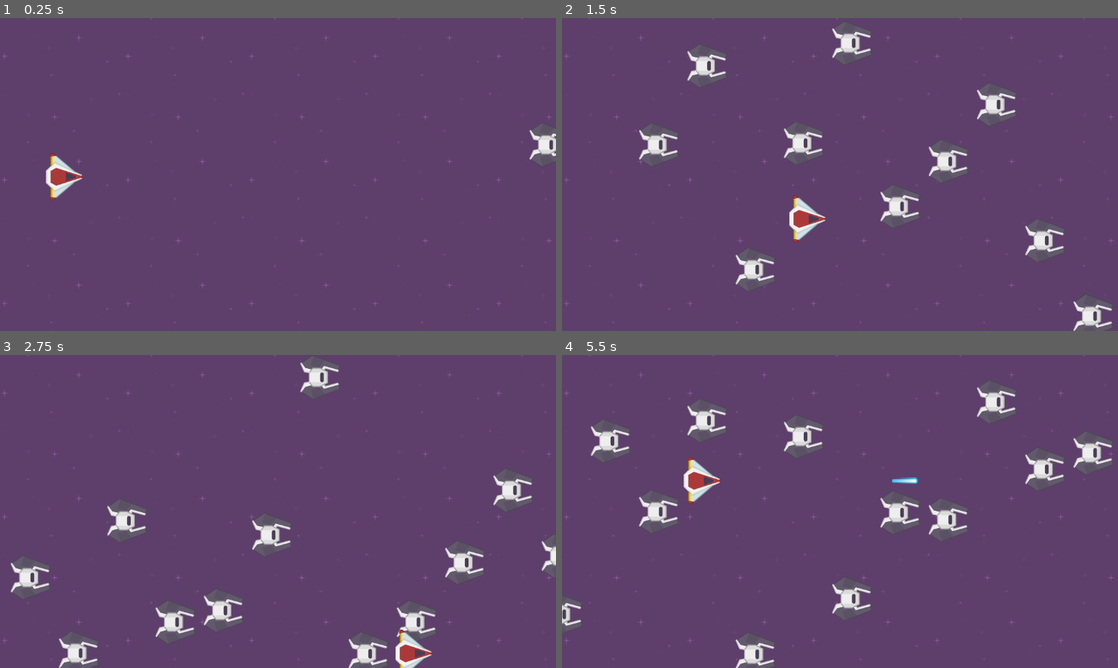
Above: before the commit, frames 1-4 (two rows, left to right).
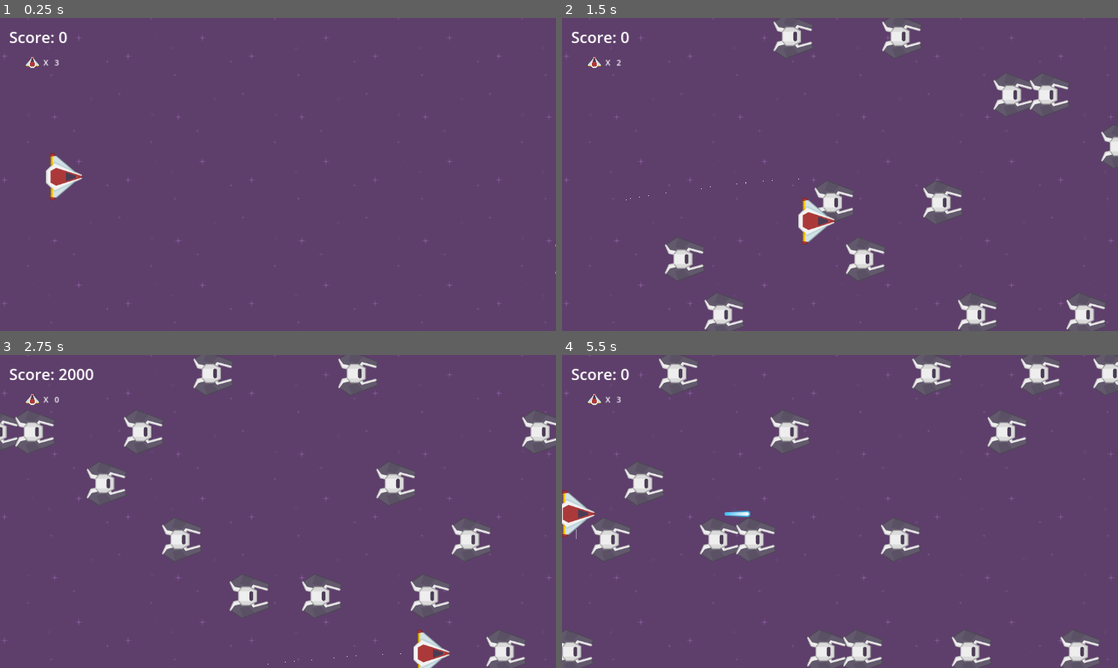
Above: after the commit, the same moments.

Repository: aPonce2001/JuegosInteractivosGodot
Game: Godot game, scene res://scenes/level_1.tscn
The game is run twice, just before and just after one commit, with the same random seed, the same clock (stepped at 60 frames per second) and the same inputs.
Inputs (mouse positions are in pixels of both pictures, inside the frame that each line leads up to):
- Up to frame 1 (0.25 s): no input
- Up to frame 2 (1.5 s): hold Right (move_right) 0.53-1.28 s; tap Z (shoot) at 0.6 s; tap Shift (slow_move) at 0.8, 1.35 s; hold Down (move_down) from 1.28 s (still down)
- Up to frame 3 (2.75 s): tap Z (shoot) at 1.55, 2.1 s; release Down (move_down) at 2.03 s; hold Right (move_right) from 2.03 s (still down); tap Shift (slow_move) at 2.3 s
- Up to frame 4 (5.5 s): release Right (move_right) at 2.78 s; hold Up (move_up) 2.78-3.5 s; tap Shift (slow_move) at 2.85, 4.55, 5.1 s; tap Z (shoot) at 3.05, 4.35, 5.3 s; click (840, 564) at 3.5 s, where only the run after the commit has a clickable "Try again"; hold Left (move_left) from 4.28 s (still down)

The runs differ from the first frame. In frame 1, 0.6% of the frame differs, in the area x 1-100%, y 4-82%; in frame 2, 10%; in frame 3, 12%; in frame 4, 13%, in the area x 0-100%, y 0-100%.

Commit message:
laboratory(space-shooter): lab 7

Diff:
--- a/space-shooter/project.godot
+++ b/space-shooter/project.godot
@@ -12,7 +12,7 @@
 
 config/name="space-shooter"
 run/main_scene="res://scenes/level_1.tscn"
-config/features=PackedStringArray("4.2", "GL Compatibility")
+config/features=PackedStringArray("4.1", "GL Compatibility")
 config/icon="res://icon.svg"
 
 [display]
@@ -52,6 +52,12 @@
 ]
 }
 
+[layer_names]
+
+2d_physics/layer_1="player"
+2d_physics/layer_2="enemy"
+2d_physics/layer_3="rocket"
+
 [rendering]
 
 renderer/rendering_method="gl_compatibility"
--- a/space-shooter/scenes/rocket.tscn
+++ b/space-shooter/scenes/bullet.tscn
@@ -1,24 +1,28 @@
 [gd_scene load_steps=4 format=3 uid="uid://tqa8jjruim2"]
 
-[ext_resource type="Texture2D" uid="uid://bdksspc1rwmvh" path="res://assets/PNG/Lasers/laserBlue16.png" id="1_1ddu0"]
-[ext_resource type="Script" path="res://scripts/rocket.gd" id="1_vwyfh"]
+[ext_resource type="Script" path="res://scripts/rocket.gd" id="1_ad0n1"]
+[ext_resource type="Texture2D" uid="uid://bdksspc1rwmvh" path="res://assets/PNG/Lasers/laserBlue16.png" id="2_w5qa2"]
 
 [sub_resource type="CapsuleShape2D" id="CapsuleShape2D_1bbpm"]
 radius = 7.0
 height = 58.0
 
-[node name="rocket" type="Area2D"]
+[node name="Bullet" type="Area2D"]
 z_index = -1
-script = ExtResource("1_vwyfh")
+collision_layer = 4
+collision_mask = 2
+script = ExtResource("1_ad0n1")
 
 [node name="Sprite2D" type="Sprite2D" parent="."]
 rotation = 1.5708
-texture = ExtResource("1_1ddu0")
+texture = ExtResource("2_w5qa2")
 
 [node name="CollisionShape2D" type="CollisionShape2D" parent="."]
 rotation = 1.5708
+scale = Vector2(2.3454, 1.61483)
 shape = SubResource("CapsuleShape2D_1bbpm")
 
 [node name="VisibleOnScreenNotifier2D" type="VisibleOnScreenNotifier2D" parent="."]
 
+[connection signal="area_entered" from="." to="." method="_on_area_entered"]
 [connection signal="screen_exited" from="VisibleOnScreenNotifier2D" to="." method="_on_visible_on_screen_notifier_2d_screen_exited"]
--- /dev/null
+++ b/space-shooter/scenes/death_zone.tscn
@@ -0,0 +1,13 @@
+[gd_scene load_steps=2 format=3 uid="uid://cbovd5gfmlkl2"]
+
+[ext_resource type="Script" path="res://scripts/death_zone.gd" id="1_8yhsy"]
+
+[node name="DeathZone" type="Area2D"]
+collision_layer = 0
+collision_mask = 2
+script = ExtResource("1_8yhsy")
+
+[node name="CollisionPolygon2D" type="CollisionPolygon2D" parent="."]
+polygon = PackedVector2Array(-62, -78, -47, 690, -161, 687, -167, -84)
+
+[connection signal="area_entered" from="." to="." method="_on_area_entered"]
--- a/space-shooter/scenes/enemy.tscn
+++ b/space-shooter/scenes/enemy.tscn
@@ -1,13 +1,16 @@
-[gd_scene load_steps=4 format=3 uid="uid://36a60kwkdpfh"]
+[gd_scene load_steps=5 format=3 uid="uid://36a60kwkdpfh"]
 
 [ext_resource type="Script" path="res://scripts/enemy.gd" id="1_nmln3"]
 [ext_resource type="Texture2D" uid="uid://drk5tsrsxw4l5" path="res://assets/PNG/Enemies/enemyBlack1.png" id="1_ps647"]
+[ext_resource type="AudioStream" uid="uid://dcr7w75ne8pyd" path="res://assets/sfx/enemy.wav" id="3_yohgh"]
 
 [sub_resource type="CapsuleShape2D" id="CapsuleShape2D_vl0hn"]
-radius = 46.0
-height = 106.0
+radius = 27.0
+height = 54.0
 
 [node name="enemy" type="Area2D"]
+collision_layer = 2
+collision_mask = 5
 script = ExtResource("1_nmln3")
 
 [node name="CollisionShape2D" type="CollisionShape2D" parent="."]
@@ -18,6 +21,7 @@
 rotation = -1.5708
 texture = ExtResource("1_ps647")
 
-[node name="VisibleOnScreenNotifier2D" type="VisibleOnScreenNotifier2D" parent="."]
+[node name="EnemyStreamPlayer" type="AudioStreamPlayer2D" parent="."]
+stream = ExtResource("3_yohgh")
 
-[connection signal="screen_exited" from="VisibleOnScreenNotifier2D" to="." method="_on_visible_on_screen_notifier_2d_screen_exited"]
+[connection signal="body_entered" from="." to="." method="_on_body_entered"]
--- /dev/null
+++ b/space-shooter/scenes/enemy_spawner.tscn
@@ -0,0 +1,32 @@
+[gd_scene load_steps=2 format=3 uid="uid://vo1xom518pax"]
+
+[ext_resource type="Script" path="res://scripts/enemy_spawner.gd" id="1_mpc1w"]
+
+[node name="enemy-spawner" type="Node2D"]
+script = ExtResource("1_mpc1w")
+
+[node name="Timer" type="Timer" parent="."]
+wait_time = 0.1
+autostart = true
+
+[node name="spawn-positions" type="Node2D" parent="."]
+
+[node name="Marker2D" type="Marker2D" parent="spawn-positions"]
+position = Vector2(1292, 38)
+
+[node name="Marker2D2" type="Marker2D" parent="spawn-positions"]
+position = Vector2(1299, 614)
+
+[node name="Marker2D3" type="Marker2D" parent="spawn-positions"]
+position = Vector2(1292, 499)
+
+[node name="Marker2D4" type="Marker2D" parent="spawn-positions"]
+position = Vector2(1302, 382)
+
+[node name="Marker2D5" type="Marker2D" parent="spawn-positions"]
+position = Vector2(1296, 266)
+
+[node name="Marker2D6" type="Marker2D" parent="spawn-positions"]
+position = Vector2(1298, 159)
+
+[connection signal="timeout" from="Timer" to="." method="_on_timer_timeout"]
--- /dev/null
+++ b/space-shooter/scenes/game_over.tscn
@@ -0,0 +1,82 @@
+[gd_scene load_steps=2 format=3 uid="uid://dvo6aovngdemd"]
+
+[ext_resource type="Script" path="res://scripts/game_over.gd" id="1_yqyg8"]
+
+[node name="GameOver" type="Control"]
+layout_mode = 3
+anchors_preset = 8
+anchor_left = 0.5
+anchor_top = 0.5
+anchor_right = 0.5
+anchor_bottom = 0.5
+offset_left = -580.5
+offset_top = -335.5
+offset_right = 580.5
+offset_bottom = 335.5
+grow_horizontal = 2
+grow_vertical = 2
+script = ExtResource("1_yqyg8")
+
+[node name="Panel" type="Panel" parent="."]
+layout_mode = 1
+anchors_preset = 8
+anchor_left = 0.5
+anchor_top = 0.5
+anchor_right = 0.5
+anchor_bottom = 0.5
+offset_left = -588.5
+offset_top = -338.0
+offset_right = 588.5
+offset_bottom = 338.0
+grow_horizontal = 2
+grow_vertical = 2
+
+[node name="GameOverLabel" type="Label" parent="Panel"]
+layout_mode = 1
+anchors_preset = 8
+anchor_left = 0.5
+anchor_top = 0.5
+anchor_right = 0.5
+anchor_bottom = 0.5
+offset_left = -183.5
+offset_top = -123.5
+offset_right = 183.5
+offset_bottom = -32.5
+grow_horizontal = 2
+grow_vertical = 2
+theme_override_font_sizes/font_size = 64
+text = "GAME OVER"
+
+[node name="ScoreLabel" type="Label" parent="Panel"]
+layout_mode = 1
+anchors_preset = 8
+anchor_left = 0.5
+anchor_top = 0.5
+anchor_right = 0.5
+anchor_bottom = 0.5
+offset_left = -60.5
+offset_top = 1.0
+offset_right = 60.5
+offset_bottom = 49.0
+grow_horizontal = 2
+grow_vertical = 2
+theme_override_font_sizes/font_size = 32
+text = "Score: 0"
+
+[node name="RetryButton" type="Button" parent="Panel"]
+layout_mode = 1
+anchors_preset = 8
+anchor_left = 0.5
+anchor_top = 0.5
+anchor_right = 0.5
+anchor_bottom = 0.5
+offset_left = -39.5
+offset_top = 93.5
+offset_right = 39.5
+offset_bottom = 124.5
+grow_horizontal = 2
+grow_vertical = 2
+theme_override_font_sizes/font_size = 32
+text = "Try again"
+
+[connection signal="pressed" from="Panel/RetryButton" to="." method="_on_retry_button_pressed"]
--- a/space-shooter/scenes/level_1.tscn
+++ b/space-shooter/scenes/level_1.tscn
@@ -1,14 +1,18 @@
-[gd_scene load_steps=4 format=3 uid="uid://brr5k5yi8ra1r"]
+[gd_scene load_steps=7 format=3 uid="uid://brr5k5yi8ra1r"]
 
 [ext_resource type="Script" path="res://scripts/level_1.gd" id="1_k5u37"]
 [ext_resource type="Texture2D" uid="uid://dtj1wq6fcuqv0" path="res://assets/Backgrounds/purple.png" id="1_mlw2r"]
 [ext_resource type="PackedScene" uid="uid://gvann2xs3ths" path="res://scenes/player.tscn" id="2_h12dn"]
+[ext_resource type="PackedScene" uid="uid://vo1xom518pax" path="res://scenes/enemy_spawner.tscn" id="4_a0s5o"]
+[ext_resource type="PackedScene" uid="uid://7roweb4qwrm5" path="res://scenes/ui.tscn" id="5_yr4eu"]
+[ext_resource type="PackedScene" uid="uid://cbovd5gfmlkl2" path="res://scenes/death_zone.tscn" id="6_60cuq"]
 
 [node name="level1" type="Node2D"]
 script = ExtResource("1_k5u37")
 
 [node name="player" parent="." instance=ExtResource("2_h12dn")]
 position = Vector2(133, 329)
+speed = 550
 
 [node name="background" type="TextureRect" parent="."]
 z_index = -10
@@ -20,8 +24,13 @@
 texture = ExtResource("1_mlw2r")
 stretch_mode = 1
 
-[node name="enemy-timer" type="Timer" parent="."]
-wait_time = 0.133
-autostart = true
+[node name="enemy-spawner" parent="." instance=ExtResource("4_a0s5o")]
 
-[connection signal="timeout" from="enemy-timer" to="." method="_on_enemytimer_timeout"]
+[node name="HUD" type="CanvasLayer" parent="."]
+
+[node name="UI" parent="HUD" instance=ExtResource("5_yr4eu")]
+
+[node name="DeathZone" parent="." instance=ExtResource("6_60cuq")]
+
+[connection signal="took_damage" from="player" to="." method="_on_player_took_damage"]
+[connection signal="enemy_spawned" from="enemy-spawner" to="." method="_on_enemyspawner_enemy_spawned"]
--- a/space-shooter/scenes/player.tscn
+++ b/space-shooter/scenes/player.tscn
@@ -1,7 +1,16 @@
-[gd_scene load_steps=3 format=3 uid="uid://gvann2xs3ths"]
+[gd_scene load_steps=7 format=3 uid="uid://gvann2xs3ths"]
 
 [ext_resource type="Texture2D" uid="uid://b1dxurbsdv1ym" path="res://assets/PNG/playerShip3_red.png" id="1_kleqe"]
 [ext_resource type="Script" path="res://scripts/player.gd" id="1_no17a"]
+[ext_resource type="AudioStream" uid="uid://slpu228bnwn8" path="res://assets/sfx/shoot.wav" id="3_3nbej"]
+[ext_resource type="AudioStream" uid="uid://bwv1xcu1xhjv5" path="res://assets/sfx/damage.wav" id="4_epxq6"]
+[ext_resource type="AudioStream" uid="uid://n6jdwahxuxw0" path="res://assets/sfx/dead.wav" id="5_fq5gd"]
+
+[sub_resource type="ParticleProcessMaterial" id="ParticleProcessMaterial_ij3xr"]
+particle_flag_disable_z = true
+gravity = Vector3(0, 98, 0)
+orbit_velocity_min = 0.0
+orbit_velocity_max = 0.0
 
 [node name="Player" type="CharacterBody2D"]
 motion_mode = 1
@@ -14,9 +23,23 @@
 texture = ExtResource("1_kleqe")
 
 [node name="CollisionPolygon2D" type="CollisionPolygon2D" parent="."]
+scale = Vector2(0.942814, 0.673164)
 polygon = PackedVector2Array(24, 0, -18, -28, -28, -1, -19, 26)
 
 [node name="shoot_timer" type="Timer" parent="."]
 wait_time = 0.15
 
+[node name="ShootStreamPlayer" type="AudioStreamPlayer2D" parent="."]
+stream = ExtResource("3_3nbej")
+
+[node name="HurtStreamPlayer" type="AudioStreamPlayer2D" parent="."]
+stream = ExtResource("4_epxq6")
+
+[node name="DeadStreamPlayer" type="AudioStreamPlayer2D" parent="."]
+stream = ExtResource("5_fq5gd")
+
+[node name="GPUParticles2D" type="GPUParticles2D" parent="."]
+amount = 32
+process_material = SubResource("ParticleProcessMaterial_ij3xr")
+
 [connection signal="timeout" from="shoot_timer" to="." method="_on_shoot_timer_timeout"]
--- /dev/null
+++ b/space-shooter/scenes/ui.tscn
@@ -0,0 +1,53 @@
+[gd_scene load_steps=3 format=3 uid="uid://7roweb4qwrm5"]
+
+[ext_resource type="Texture2D" uid="uid://b1dxurbsdv1ym" path="res://assets/PNG/playerShip3_red.png" id="1_2seks"]
+[ext_resource type="Script" path="res://scripts/ui.gd" id="1_pvkke"]
+
+[node name="UI" type="Control"]
+layout_mode = 3
+anchors_preset = 8
+anchor_left = 0.5
+anchor_top = 0.5
+anchor_right = 0.5
+anchor_bottom = 0.5
+offset_left = -580.0
+offset_top = -326.5
+offset_right = 580.0
+offset_bottom = 326.5
+grow_horizontal = 2
+grow_vertical = 2
+script = ExtResource("1_pvkke")
+
+[node name="ScoreLabel" type="Label" parent="."]
+layout_mode = 0
+offset_left = 23.0
+offset_top = 18.5
+offset_right = 84.0
+offset_bottom = 44.5
+theme_override_font_sizes/font_size = 32
+text = "Score: 0"
+
+[node name="LivesLabel" type="Label" parent="."]
+layout_mode = 0
+offset_left = 117.0
+offset_top = 82.5
+offset_right = 157.0
+offset_bottom = 108.5
+text = "3"
+
+[node name="PlayerIcon" type="TextureRect" parent="."]
+layout_mode = 0
+offset_left = 56.0
+offset_top = 81.5
+offset_right = 154.0
+offset_bottom = 156.5
+scale = Vector2(0.308678, 0.30685)
+texture = ExtResource("1_2seks")
+
+[node name="XLabel" type="Label" parent="."]
+layout_mode = 0
+offset_left = 94.0
+offset_top = 82.5
+offset_right = 134.0
+offset_bottom = 108.5
+text = "X"
--- /dev/null
+++ b/space-shooter/scripts/death_zone.gd
@@ -0,0 +1,5 @@
+extends Area2D
+
+
+func _on_area_entered(area):
+	area.queue_free()
--- a/space-shooter/scripts/enemy.gd
+++ b/space-shooter/scripts/enemy.gd
@@ -2,11 +2,25 @@
 
 
 @export var speed = 750
+signal died
+@onready var enemy_stream_player = $EnemyStreamPlayer
 
 
 func _physics_process(delta):
 	self.position.x -= speed * delta
 
 
-func _on_visible_on_screen_notifier_2d_screen_exited():
+func die():
+	emit_signal("died")
+	enemy_stream_player.play()
+	hide()
+	set_collision_layer_value(2, false)
+	set_collision_mask_value(1, false)
+	set_collision_mask_value(3, false)
+	await enemy_stream_player.finished
 	queue_free()
+
+
+func _on_body_entered(body):
+	die()
+	body.take_damage()
--- /dev/null
+++ b/space-shooter/scripts/enemy_spawner.gd
@@ -0,0 +1,18 @@
+extends Node2D
+
+
+@onready var enemy_scene = preload("res://scenes/enemy.tscn")
+@onready var spawn_positions = $"spawn-positions"
+signal enemy_spawned
+
+func _on_timer_timeout():
+	spawn()
+
+
+func spawn():
+	var spawn_positions_array = spawn_positions.get_children()
+	var spawn_position_item = spawn_positions_array.pick_random()
+	var enemy_instance = enemy_scene.instantiate()
+	enemy_instance.position = spawn_position_item.position
+	add_child(enemy_instance)
+	emit_signal("enemy_spawned", enemy_instance)
--- /dev/null
+++ b/space-shooter/scripts/game_over.gd
@@ -0,0 +1,12 @@
+extends Control
+
+
+@onready var score_label = $Panel/ScoreLabel
+
+
+func _on_retry_button_pressed():
+	get_tree().reload_current_scene()
+
+
+func set_score(score):
+	score_label.text = "Score: %s" % str(score)
--- a/space-shooter/scripts/level_1.gd
+++ b/space-shooter/scripts/level_1.gd
@@ -1,14 +1,30 @@
 extends Node2D
 
 
-var enemy_scene
-
-func _ready():
-	enemy_scene = preload("res://scenes/enemy.tscn")
+@onready var player_node = $player
+@onready var hud = $HUD
+@onready var ui = $HUD/UI
+@onready var game_over_scene = preload("res://scenes/game_over.tscn")
+var score = 0
+var lives = 3
 
 
-func _on_enemytimer_timeout():
-	var enemy_instance = enemy_scene.instantiate()
-	var random_y = randf_range(0, get_viewport_rect().size.y)
-	enemy_instance.position = Vector2(1226, random_y)
-	add_child(enemy_instance)
+func _on_player_took_damage():
+	lives -= 1
+	ui.set_lives(lives)
+	score -= 1000
+	ui.set_score(score)
+	if lives < 0:
+		player_node.die()
+		var game_over_instance = game_over_scene.instantiate()
+		hud.add_child(game_over_instance)
+		game_over_instance.set_score(score)
+
+
+func _on_enemyspawner_enemy_spawned(enemy_instance):
+	enemy_instance.connect("died", _on_enemy_died)
+
+
+func _on_enemy_died():
+	score += 1000
+	ui.set_score(score)
--- a/space-shooter/scripts/player.gd
+++ b/space-shooter/scripts/player.gd
@@ -2,25 +2,16 @@
 
 
 @export var speed = 400
+@export var bullet_speed = 2000
+@export var clamp_padding_x = 30
+@export var clamp_padding_y = 30
+@export var slow_move_factor = 0.5
+@onready var rocket_scene = preload("res://scenes/bullet.tscn")
+signal took_damage
+@onready var shoot_stream_player = $ShootStreamPlayer
+@onready var hurt_stream_player = $HurtStreamPlayer
+@onready var dead_stream_player = $DeadStreamPlayer
 
-
-@export var bullet_speed = 2000
-
-
-@export var clamp_padding_x = 30
-
-
-@export var clamp_padding_y = 30
-
-
-@export var slow_move_factor = 0.5
-
-
-var rocket_scene
-
-
-func _ready():
-	rocket_scene = load("res://scenes/rocket.tscn")
 
 func process_input_for_movement():
 	var direction = Vector2()
@@ -53,6 +44,7 @@
 	rocket_instance.speed = bullet_speed
 	rocket_instance.position = global_position
 	get_parent().add_child(rocket_instance)
+	shoot_stream_player.play()
 
 
 func _process(delta):
@@ -75,3 +67,16 @@
 
 func _on_shoot_timer_timeout():
 	shoot()
+
+
+func take_damage():
+	hurt_stream_player.play()
+	emit_signal("took_damage")
+
+
+func die():
+	dead_stream_player.play()
+	hide()
+	set_collision_layer_value(1, false)
+	await dead_stream_player.finished
+	queue_free()
--- a/space-shooter/scripts/rocket.gd
+++ b/space-shooter/scripts/rocket.gd
@@ -10,3 +10,8 @@
 
 func _on_visible_on_screen_notifier_2d_screen_exited():
 	queue_free()
+
+
+func _on_area_entered(area):
+	area.die()
+	queue_free()
--- /dev/null
+++ b/space-shooter/scripts/ui.gd
@@ -0,0 +1,18 @@
+extends Control
+
+
+@onready var score_label = $ScoreLabel
+@onready var lives_label = $LivesLabel
+
+
+func set_score(score):
+	score_label.text = "Score: %s" % str(score)
+
+
+func set_lives(lives):
+	var lives_str
+	if (int(lives) >= 0):
+		lives_str = str(lives)
+	else:
+		lives_str = "0"
+	lives_label.text = "%s" % lives_str
Not shown, added: space-shooter/assets/sfx/damage.wav.import
Not shown, added: space-shooter/assets/sfx/dead.wav.import
Not shown, added: space-shooter/assets/sfx/enemy.wav.import
Not shown, added: space-shooter/assets/sfx/shoot.wav.import
Not shown, added: space-shooter/assets/sfx/damage.wav
Not shown, added: space-shooter/assets/sfx/dead.wav
Not shown, added: space-shooter/assets/sfx/enemy.wav
Not shown, added: space-shooter/assets/sfx/shoot.wav
